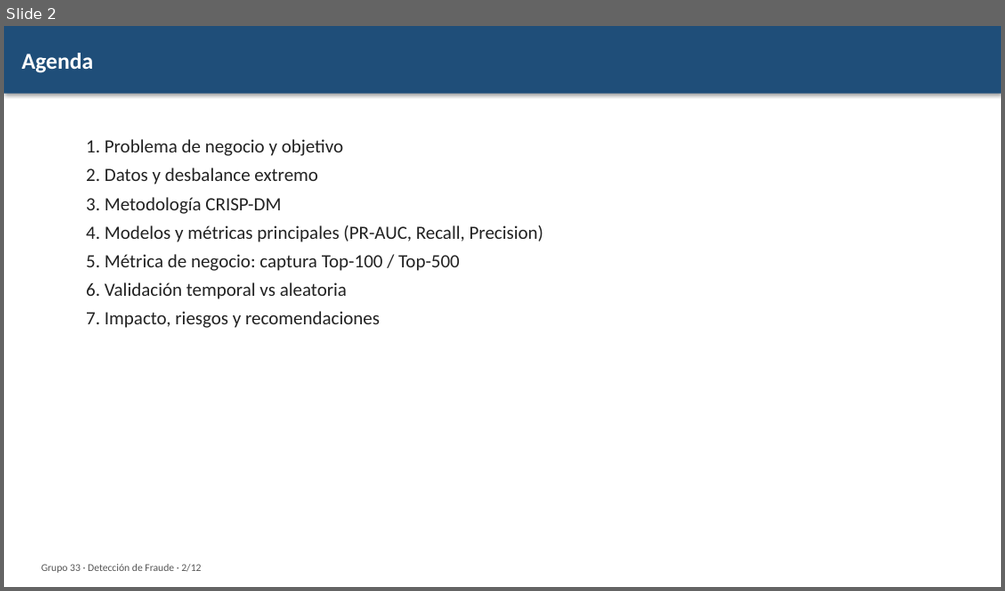
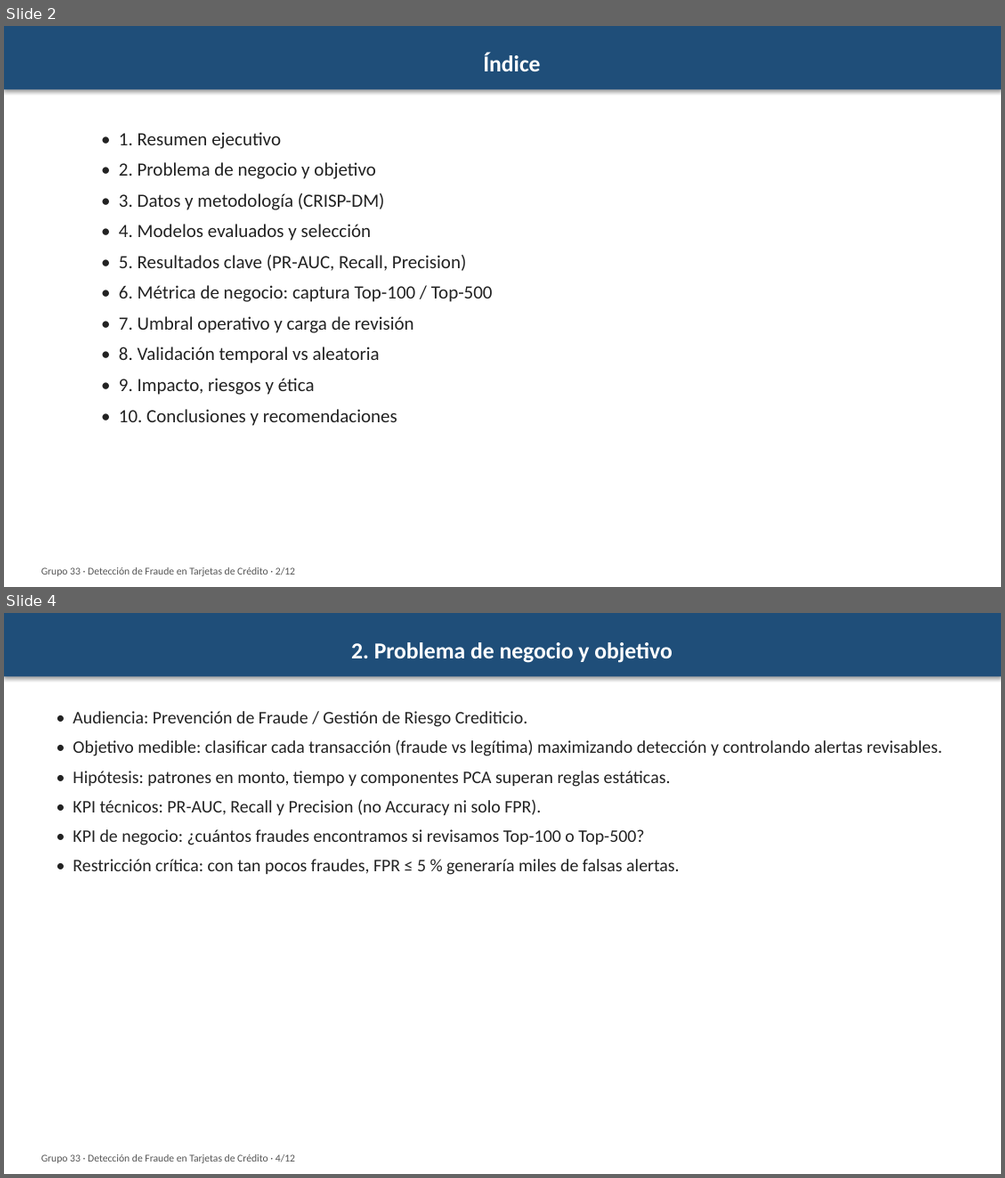
Before and after one commit to SolKidonakis/TP_Final_DataScience, a slide deck: reports/Presentacion_Final_Grupo33.pptx. Shown one above the other, each under a label of ours: slide 2 before the commit, slides 2 and 4 after it; the slides between them are not shown. The pictures are 1005x591 and 1005x1178 pixels, drawn with LibreOffice and Linux fonts; fonts in the diff are those of the drawing. Boxes give left, top, right and bottom in pixels: in the first picture for what was removed or moved away, otherwise in the second. Text is boxed around its words. In the diff, an @@ line names an element or a change of style, - is before the commit and + after.

```diff
--- a/reports/Presentacion_Final_Grupo33.pptx
+++ b/reports/Presentacion_Final_Grupo33.pptx
@@ slide 4 added at <box>4,613,1001,1174</box>, background #FFFFFF @@
@@ rectangle added at <box>4,613,1001,676</box>, fill #1F4E79, 22 pt, text #FFFFFF, bold @@
+2. Problema de negocio y objetivo
@@ text added at <box>73,711,942,875</box>, 17 pt, text #222222 @@
+• Audiencia: Prevención de Fraude / Gestión de Riesgo Crediticio.
+• Objetivo medible: clasificar cada transacción (fraude vs legítima) maximizando detección y controlando alertas revisables.
+• Hipótesis: patrones en monto, tiempo y componentes PCA superan reglas estáticas.
+• KPI técnicos: PR-AUC, Recall y Precision (no Accuracy ni solo FPR).
+• KPI de negocio: ¿cuántos fraudes encontramos si revisamos Top-100 o Top-500?
+• Restricción crítica: con tan pocos fraudes, FPR ≤ 5 % generaría miles de falsas alertas.
@@ text added at <box>41,1154,295,1163</box>, 10 pt, text #555555 @@
+Grupo 33 · Detección de Fraude en Tarjetas de Crédito · 4/12
@@ slide 2 changed as well @@
@@ rectangle "Índice": place and size @@
-rectangle "Índice" at <box>4,26,1001,94</box>
+rectangle "Índice" at <box>4,26,1001,89</box>
@@ text in rectangle at <box>483,53,540,71</box>: text changed @@
-Agenda
+Índice
@@ text at <box>119,132,493,426</box>: text changed @@
-1. Problema de negocio y objetivo
-2. Datos y desbalance extremo
-3. Metodología CRISP-DM
-4. Modelos y métricas principales (PR-AUC, Recall, Precision)
-5. Métrica de negocio: captura Top-100 / Top-500
-6. Validación temporal vs aleatoria
-7. Impacto, riesgos y recomendaciones
+• 1. Resumen ejecutivo
+• 2. Problema de negocio y objetivo
+• 3. Datos y metodología (CRISP-DM)
+• 4. Modelos evaluados y selección
+• 5. Resultados clave (PR-AUC, Recall, Precision)
+• 6. Métrica de negocio: captura Top-100 / Top-500
+• 7. Umbral operativo y carga de revisión
+• 8. Validación temporal vs aleatoria
+• 9. Impacto, riesgos y ética
+• 10. Conclusiones y recomendaciones
@@ text at <box>41,567,295,576</box>: text changed @@
-Grupo 33 · Detección de Fraude · 2/12
+Grupo 33 · Detección de Fraude en Tarjetas de Crédito · 2/12
```
Also in this commit, not shown: 8 other slides changed, 2 other slides added, 3 slides removed, 17 other files.
